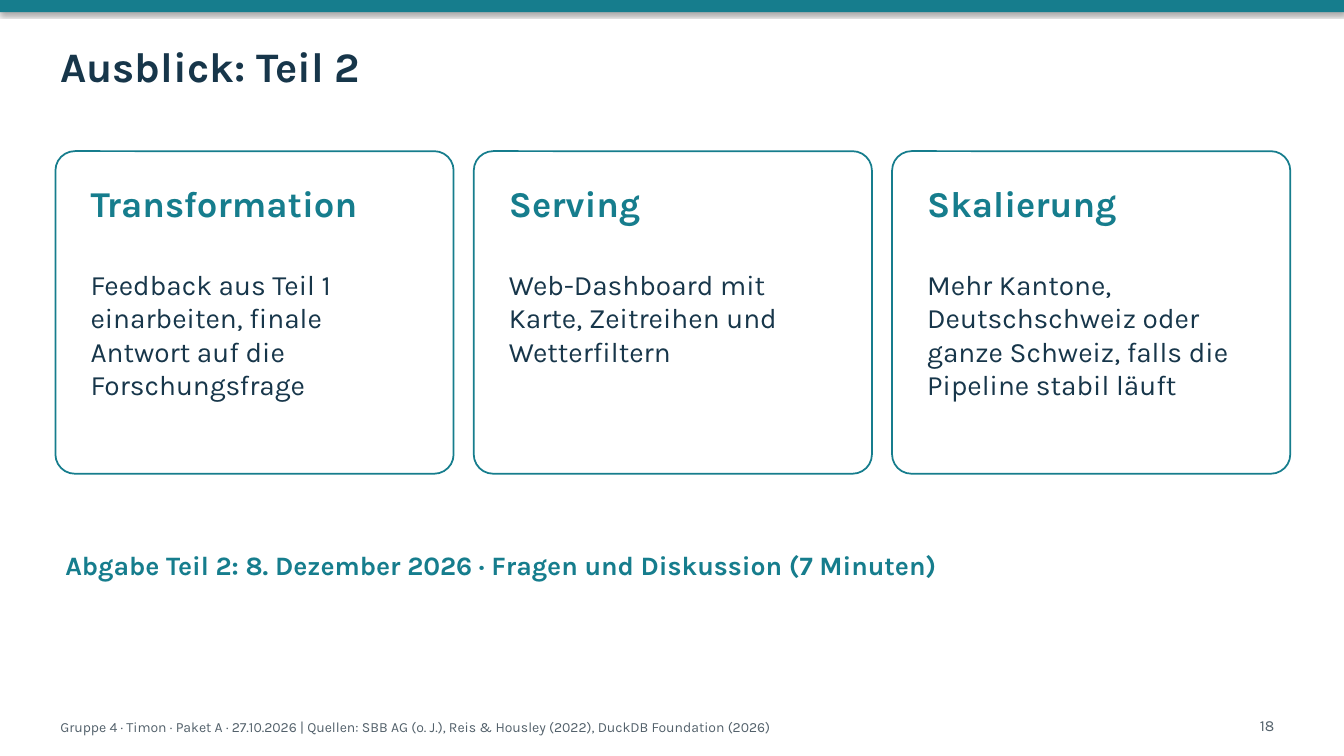
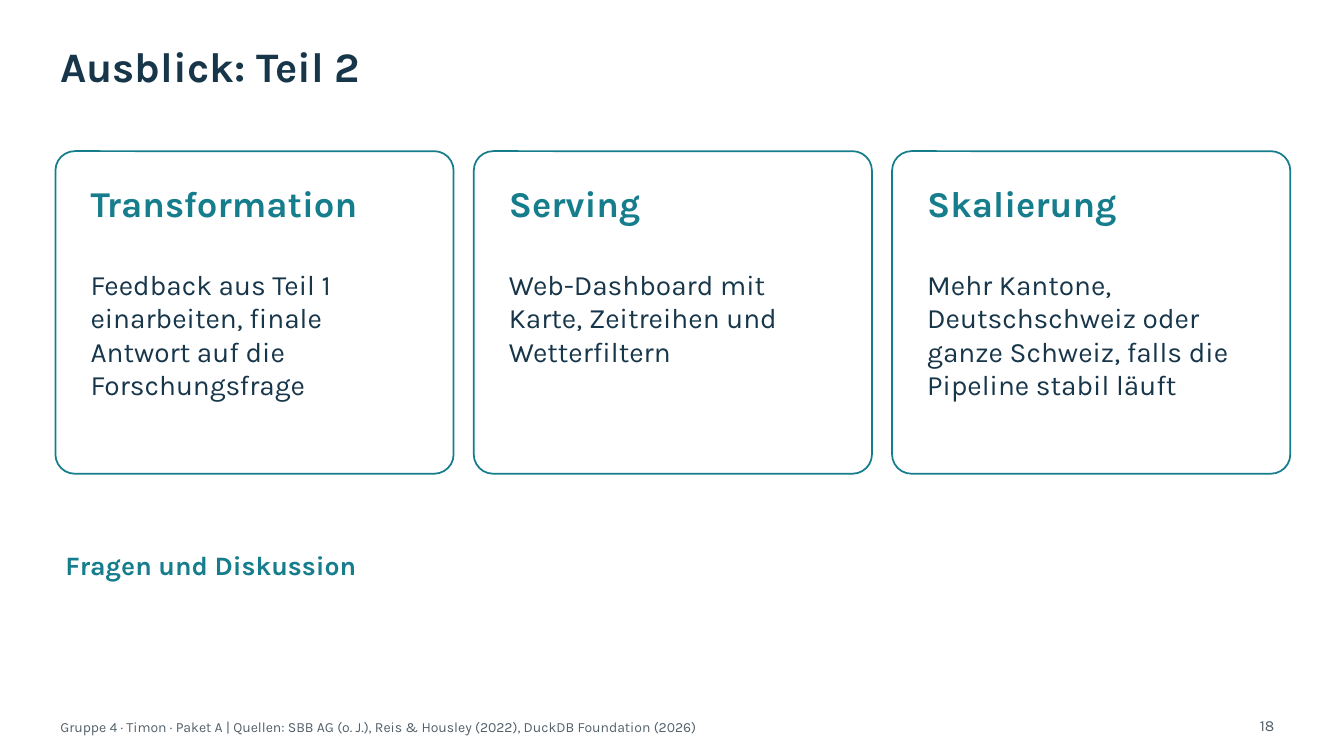
Before and after one commit to zeitmann/oev-wetter, a slide deck: slide 18 of docs/präsentation/praesentation_gruppe4_teil1.pptx. Drawn at 1344x756 pixels with LibreOffice and Linux fonts; fonts in the diff are those of the drawing; background and template pictures are left out. Boxes give left, top, right and bottom in pixels: in the first picture for what was removed or moved away, otherwise in the second. Text is boxed around its words. In the diff, an @@ line names an element or a change of style, - is before the commit and + after.

```diff
--- a/docs/präsentation/praesentation_gruppe4_teil1.pptx
+++ b/docs/präsentation/praesentation_gruppe4_teil1.pptx
@@ rectangle removed at [0,0,1344,12] @@
@@ text at [65,556,357,582]: text changed @@
-Abgabe Teil 2: 8. Dezember 2026 · Fragen und Diskussion (7 Minuten)
+Fragen und Diskussion
@@ text at [60,722,696,736]: text changed @@
-Gruppe 4 · Timon · Paket A · 27.10.2026 | Quellen: SBB AG (o. J.), Reis & Housley (2022), DuckDB Foundation (2026)
+Gruppe 4 · Timon · Paket A | Quellen: SBB AG (o. J.), Reis & Housley (2022), DuckDB Foundation (2026)
```
Also in this commit, not shown: 19 other slides changed, 2 slides removed, 15 other files.
